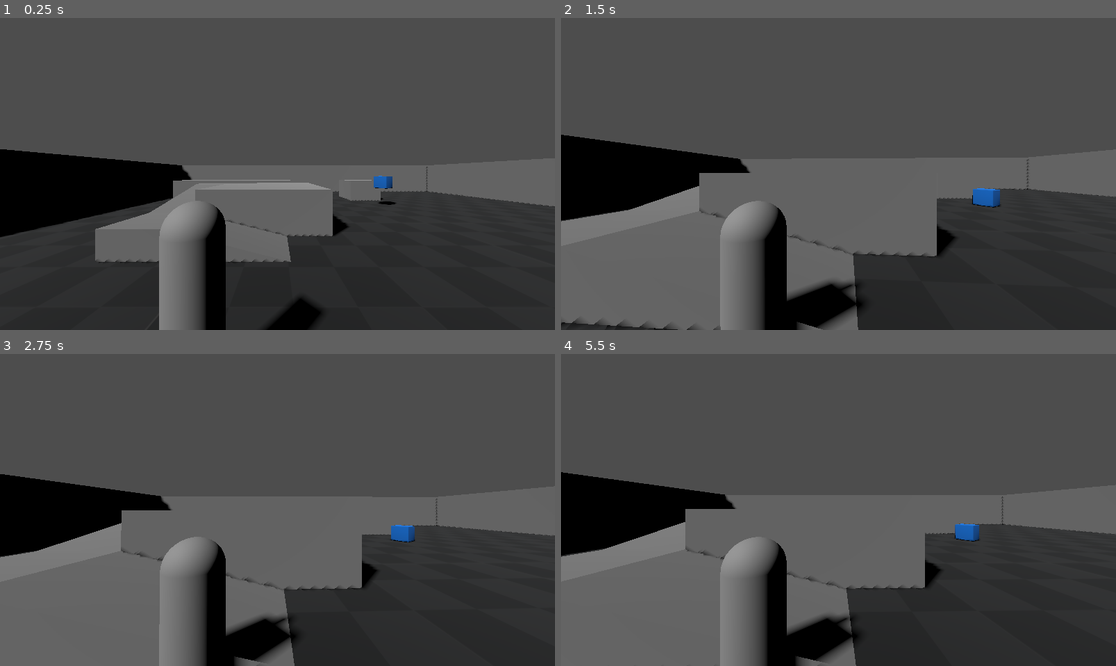
Above: before the commit, frames 1-4 (two rows, left to right).
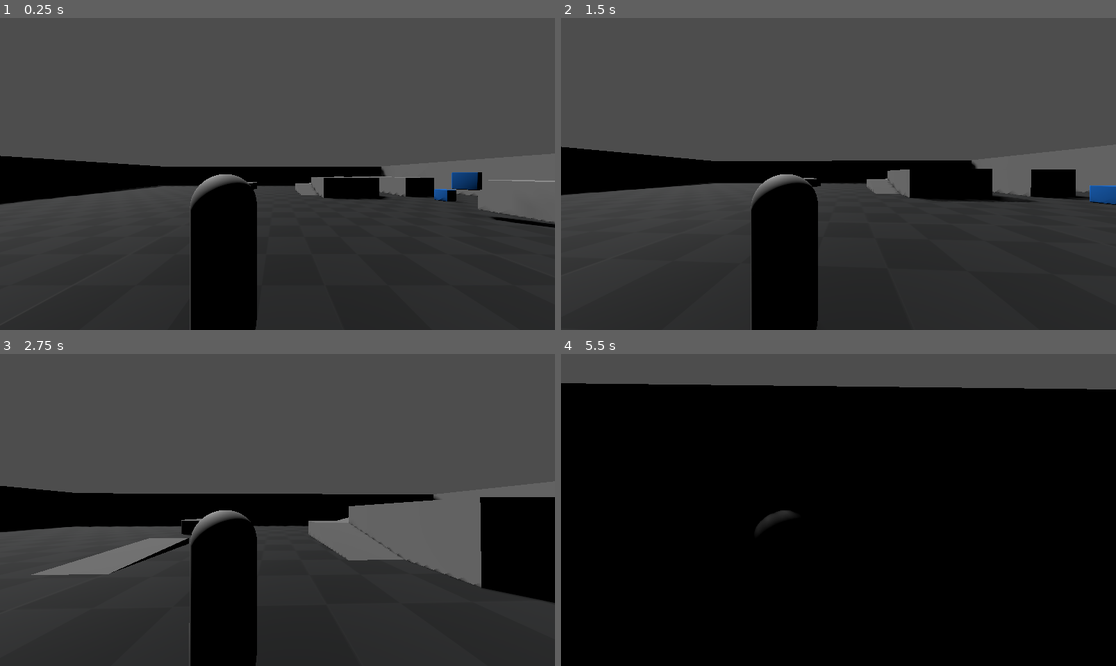
Above: after the commit, the same moments.

Repository: adamvirtualspace-lab/gravity-player
Game: Godot game, scene res://game/player/levels/level_player_test.tscn
The game is run twice, just before and just after one commit, with the same random seed, the same clock (stepped at 60 frames per second) and the same inputs.
Inputs (mouse positions are in pixels of both pictures, inside the frame that each line leads up to):
- Up to frame 1 (0.25 s): no input
- Up to frame 2 (1.5 s): move the mouse to (866, 174) at 0.52 s; hold W (MoveForward) from 0.53 s (still down); move the mouse to (810, 174) at 1.27 s
- Up to frame 3 (2.75 s): keep holding W (MoveForward); move the mouse to (288, 503) at 2.02 s
- Up to frame 4 (5.5 s): keep holding W (MoveForward); move the mouse to (832, 516) at 2.77 s; move the mouse to (877, 513) at 3.52 s; move the mouse to (794, 506) at 4.27 s; move the mouse to (844, 510) at 5.02 s

The runs differ from the first frame. In frame 1, 18% of the frame differs, in the area x 0-100%, y 42-100%; in frame 2, 31%; in frame 3, 34%; in frame 4, 82%, in the area x 0-100%, y 9-100%.

Commit message:
double springarm for camera

Diff:
--- a/game/player/levels/level_player_test.tscn
+++ b/game/player/levels/level_player_test.tscn
@@ -115,11 +115,13 @@
 transform = Transform3D(-0.70795774, -0.4771388, 0.5207056, 0, 0.73727727, 0.67559016, -0.70625466, 0.4782893, -0.5219612, 0, 2.7427213, 0)
 shadow_enabled = true
 shadow_blur = 1.181
-directional_shadow_split_1 = 0.046
-directional_shadow_split_2 = 0.091
-directional_shadow_split_3 = 0.41
-directional_shadow_max_distance = 404.4
-directional_shadow_pancake_size = 54.6
+directional_shadow_split_1 = 0.014
+directional_shadow_split_2 = 0.044
+directional_shadow_split_3 = 0.162
+directional_shadow_blend_splits = true
+directional_shadow_fade_start = 0.418
+directional_shadow_max_distance = 390.3
+directional_shadow_pancake_size = 12.9
 
 [node name="ThirdPersonMap_Meshes" parent="." unique_id=568365014 instance=ExtResource("1_5nvjj")]
 
@@ -253,15 +255,15 @@
 shape = SubResource("ConcavePolygonShape3D_ttn0b")
 
 [node name="player_root" parent="." unique_id=703631089 instance=ExtResource("3_bjp20")]
-transform = Transform3D(1, 0, 0, 0, 1, 0, 0, 0, 1, 15.268913, 1.7711906, 11.849444)
+transform = Transform3D(-4.371139e-08, 0, -1, 0, 1, 0, 1, 0, -4.371139e-08, -2.1099167, 1.7711906, 11.849444)
 
 [node name="RigidBody3D" type="RigidBody3D" parent="." unique_id=51419601]
 transform = Transform3D(0.5, 0.86602545, 0, 0, 0, 1, 0.86602545, -0.50000006, 0, 5.5, 2.291458, 23.4)
 
+[node name="SM_ChamferCube3" type="MeshInstance3D" parent="RigidBody3D" unique_id=54400771]
+mesh = SubResource("ArrayMesh_mkpvo")
+
 [node name="CollisionShape3D" type="CollisionShape3D" parent="RigidBody3D" unique_id=2025500892]
 shape = SubResource("BoxShape3D_14i2g")
 
-[node name="SM_ChamferCube3" type="MeshInstance3D" parent="RigidBody3D" unique_id=54400771]
-mesh = SubResource("ArrayMesh_mkpvo")
-
 [editable path="ThirdPersonMap_Meshes"]
--- a/game/player/player_tpc_gravity.tscn
+++ b/game/player/player_tpc_gravity.tscn
@@ -15,6 +15,9 @@
 radius = 0.3
 height = 1.7
 
+[sub_resource type="SphereShape3D" id="SphereShape3D_p4sqb"]
+radius = 0.2
+
 [node name="player_root" type="RigidBody3D" unique_id=703631089]
 axis_lock_angular_x = true
 axis_lock_angular_y = true
@@ -29,13 +32,25 @@
 mesh = SubResource("CapsuleMesh_6n2mv")
 
 [node name="CamPivotManager" type="Node3D" parent="." unique_id=1214612256]
+transform = Transform3D(1, 0, 0, 0, 1, 0, 0, 0, 1, 0, 0.5, 0)
 script = ExtResource("2_p4sqb")
 
 [node name="CamPivot_RotateLeftRight" type="Node3D" parent="CamPivotManager" unique_id=358174792]
-transform = Transform3D(0.99999994, 0, -1.7484554e-07, 0, 1, 0, 1.7484554e-07, 0, 0.99999994, 0, 0, 0)
 
 [node name="CamPivot_RotateUpDown" type="Node3D" parent="CamPivotManager/CamPivot_RotateLeftRight" unique_id=16358961]
 
-[node name="Camera3D" type="Camera3D" parent="CamPivotManager/CamPivot_RotateLeftRight/CamPivot_RotateUpDown" unique_id=22090171]
-transform = Transform3D(-1, 0, -8.742278e-08, 0, 1, 0, 8.742278e-08, 0, -1, -0.8574965, 1.135642, -1.6284136)
+[node name="SpringArm3D_Sideway" type="SpringArm3D" parent="CamPivotManager/CamPivot_RotateLeftRight/CamPivot_RotateUpDown" unique_id=1826135861]
+transform = Transform3D(-4.371139e-08, 0, 1, 0, 1, 0, -1, 0, -4.371139e-08, 0, 0.35, 0)
+shape = SubResource("SphereShape3D_p4sqb")
+spring_length = 0.5
+margin = 0.3
+
+[node name="SpringArm3D_Backward" type="SpringArm3D" parent="CamPivotManager/CamPivot_RotateLeftRight/CamPivot_RotateUpDown/SpringArm3D_Sideway" unique_id=1998896320]
+transform = Transform3D(-4.371139e-08, 0, -1, 0, 1, 0, 1, 0, -4.371139e-08, 0, 0, 0.5)
+shape = SubResource("SphereShape3D_p4sqb")
+spring_length = 1.5
+margin = 0.3
+
+[node name="Camera3D" type="Camera3D" parent="CamPivotManager/CamPivot_RotateLeftRight/CamPivot_RotateUpDown/SpringArm3D_Sideway/SpringArm3D_Backward" unique_id=1380393993]
+transform = Transform3D(1, 0, 0, 0, 1, 0, 0, 0, 1, 0, 0, 1.5)
 fov = 90.0
--- a/game/player/player_tpc_gravity_scripts/cam_pivot_manager.gd
+++ b/game/player/player_tpc_gravity_scripts/cam_pivot_manager.gd
@@ -15,8 +15,8 @@
 
 
 # Called every frame. 'delta' is the elapsed time since the previous frame.
-func _process(delta: float) -> void:
-	pass
+#func _process(delta: float) -> void:
+#	pass
 
 # Capturing/decapturing Mouse
 func _input(event: InputEvent) -> void:
@@ -47,7 +47,7 @@
 	var cam_pivot_ud = cam_pivot_lr.get_child(0)
 
 	cam_pivot_ud.transform.basis = Basis()
-	cam_pivot_ud.rotate_object_local(Vector3(1,0,0), camera_rotation.y)
+	cam_pivot_ud.rotate_object_local(Vector3(1,0,0), -camera_rotation.y)
 
 	#rotate_object_local(Vector3(0,1,0), -camera_rotation.x)
 	#rotate_object_local(Vector3(1,0,0), camera_rotation.y)
--- a/game/player/player_tpc_gravity_scripts/player_tpc_gravity.gd
+++ b/game/player/player_tpc_gravity_scripts/player_tpc_gravity.gd
@@ -43,13 +43,14 @@
 	var input_direction = Vector3.ZERO
 	# Overriding Input Direction if movement keys are pressed
 	if Input.is_action_pressed("MoveForward"):
+		input_direction.z += 1.0
+	if Input.is_action_pressed("MoveBackward"):
 		input_direction.z -= 1.0
-	if Input.is_action_pressed("MoveBackward"):
-		input_direction.z += 1.0
+	if Input.is_action_pressed("MoveRight"):
+		input_direction.x += 1.0
 	if Input.is_action_pressed("MoveLeft"):
-		input_direction.x += 1.0
-	if Input.is_action_pressed("MoveRight"):
 		input_direction.x -= 1.0
+
 
 	# If there's input, apply movement
 	if input_direction != Vector3.ZERO:
@@ -70,7 +71,7 @@
 
 		# Apply central impulse for movement
 		# We use delta to make it framerate-independent
-		#apply_central_impulse(move_direction * movement_force * delta)
+		apply_central_impulse(move_direction * movement_force * delta)
 
 		# NEW - applies continuous force (friction will balance it out)
-		apply_central_force(move_direction * movement_force)
+		#apply_central_force(move_direction * movement_force)
